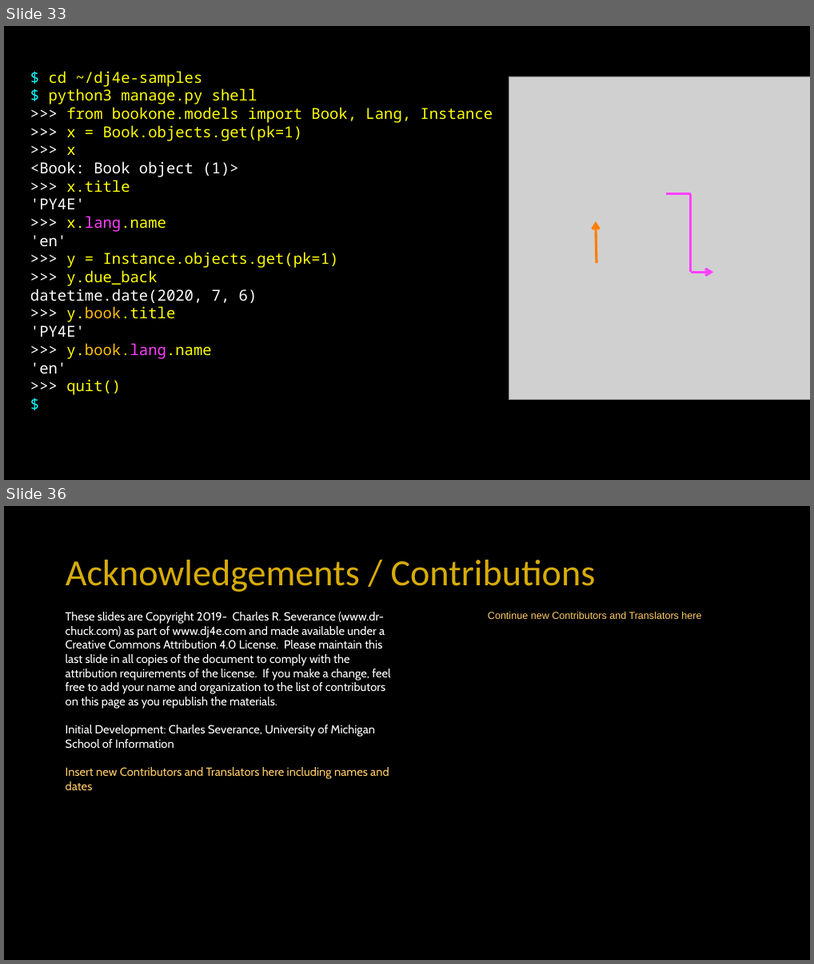
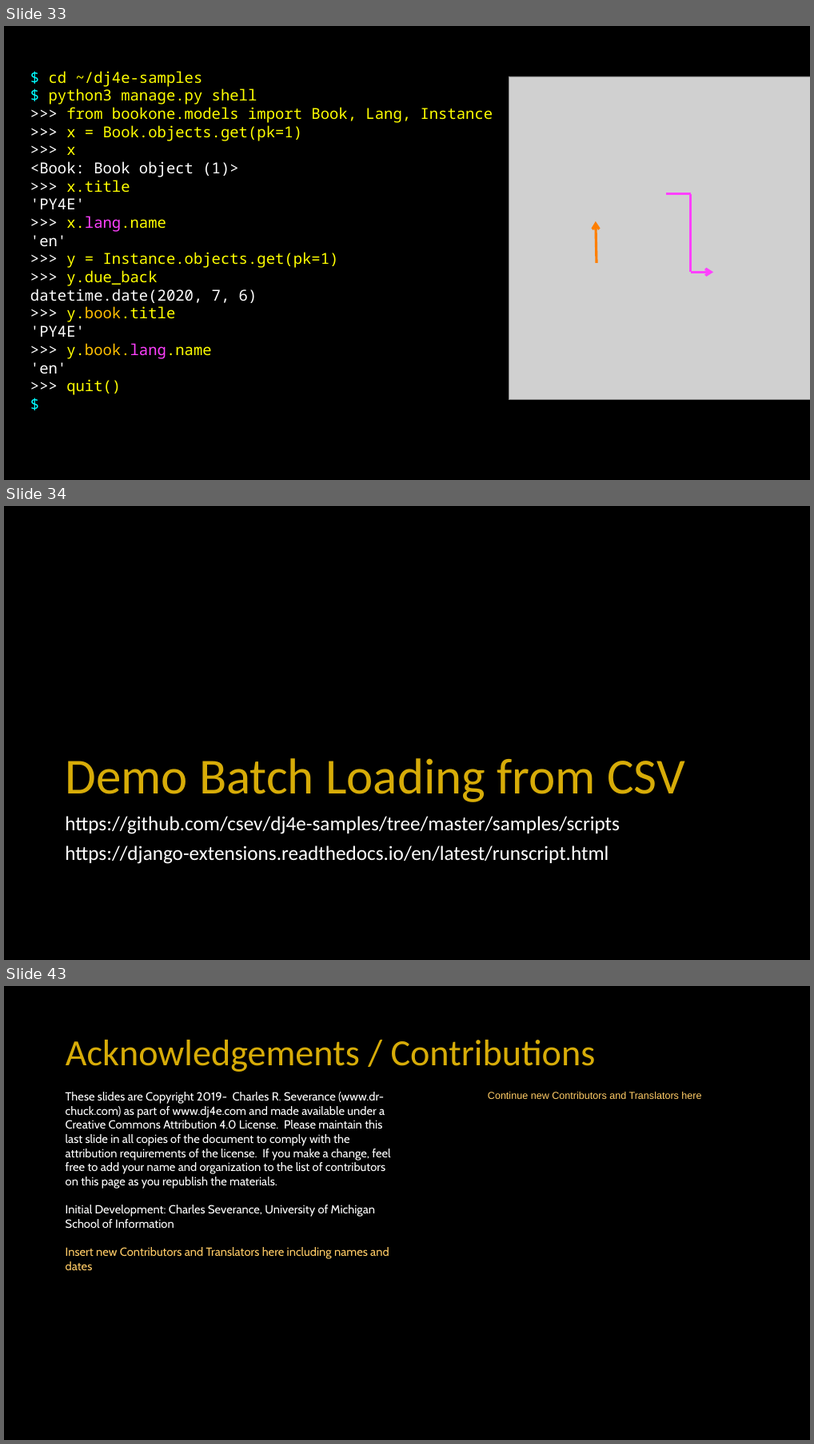
Before and after one commit to csev/dj4e, a slide deck: lectures/DJ-03-One-To-Many.pptx. Shown one above the other, each under a label of ours: slides 33 and 36 before the commit, slides 33, 34 and 43 after it; the slides between them are not shown. The pictures are 814x964 and 814x1444 pixels, drawn with LibreOffice and Linux fonts; fonts in the diff are those of the drawing; grey boxes stand for pictures. Boxes give left, top, right and bottom in pixels: in the first picture for what was removed or moved away, otherwise in the second. Text is boxed around its words. In the diff, an @@ line names an element or a change of style, - is before the commit and + after.

```diff
--- a/lectures/DJ-03-One-To-Many.pptx
+++ b/lectures/DJ-03-One-To-Many.pptx
@@ slide 34 added at box(4, 506, 810, 960), background #000000 @@
@@ title added at box(65, 758, 686, 802), 60 pt, text #D7AC08 @@
+Demo Batch Loading from CSV
@@ text added at box(65, 816, 620, 864), 24 pt, text #FFFFFF @@
+https://github.com/csev/dj4e-samples/tree/master/samples/scripts
+https://django-extensions.readthedocs.io/en/latest/runscript.html
@@ what was slide 36 is now slide 43 @@
```
Also in this commit, not shown: 8 other slides added, 2 slides removed, 1 other file.
